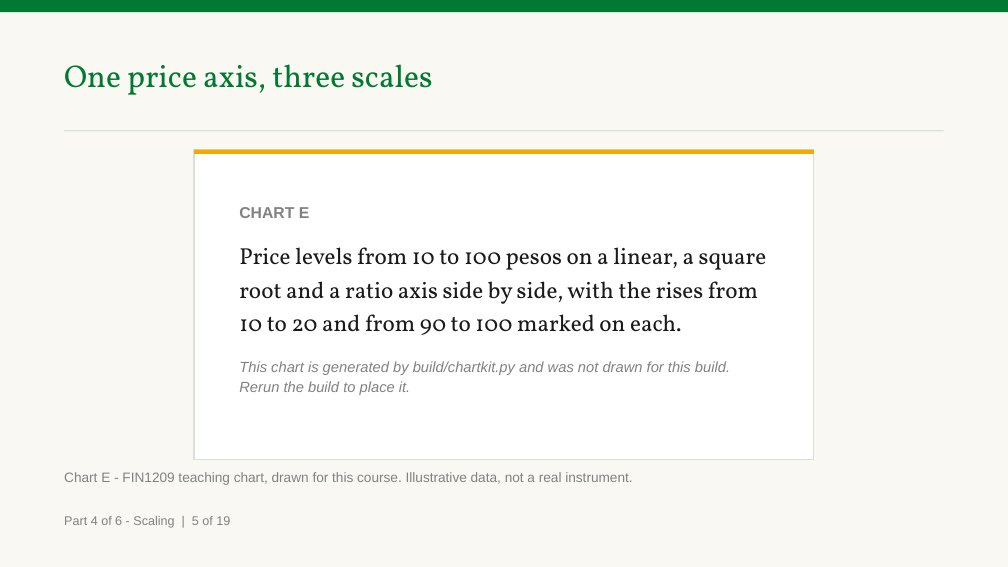
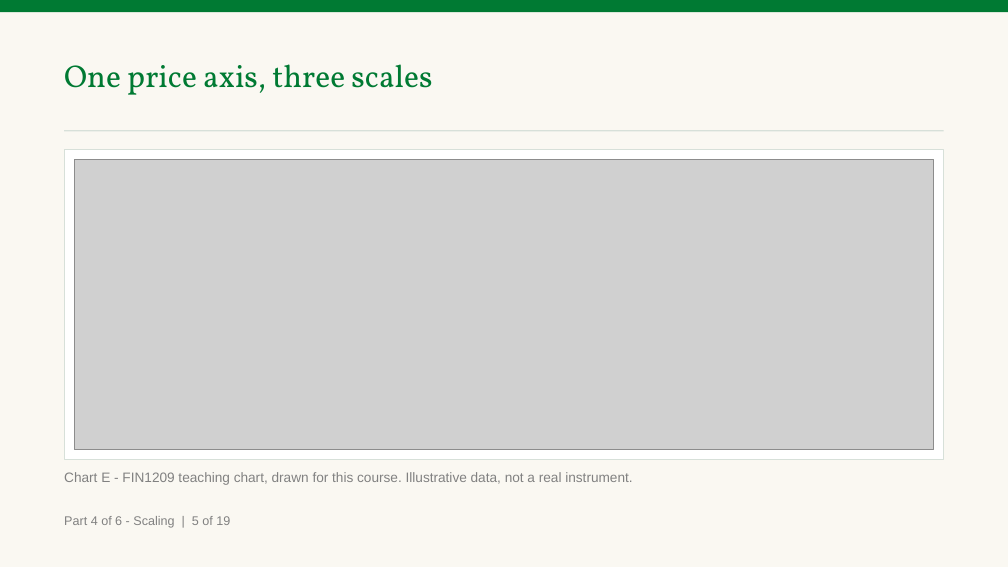
Before and after one commit to benjiesotelo-sudo/Telos_FIN1209, a slide deck: slide 74 of chapter-03/FIN1209-Chapter-03-Student-Edition.pptx. Drawn at 1008x567 pixels with LibreOffice and Linux fonts; fonts in the diff are those of the drawing; grey boxes stand for pictures. Boxes give left, top, right and bottom in pixels: in the first picture for what was removed or moved away, otherwise in the second. Text is boxed around its words. In the diff, an @@ line names an element or a change of style, - is before the commit and + after.

```diff
--- a/chapter-03/FIN1209-Chapter-03-Student-Edition.pptx
+++ b/chapter-03/FIN1209-Chapter-03-Student-Edition.pptx
@@ rectangle: place and size @@
-rectangle at (194, 150, 814, 460)
+rectangle at (64, 150, 944, 460)
@@ picture added at (74, 160, 934, 450) @@
@@ rectangle removed at (194, 150, 814, 154) @@
@@ text removed at (239, 207, 767, 395) @@
-CHART E
-Price levels from 10 to 100 pesos on a linear, a square root and a ratio axis side by side, with the rises from 10 to 20 and from 90 to 100 marked on each.
-This chart is generated by build/chartkit.py and was not drawn for this build. Rerun the build to place it.
```
Also in this commit, not shown: 5 other slides changed, 3 other files.
